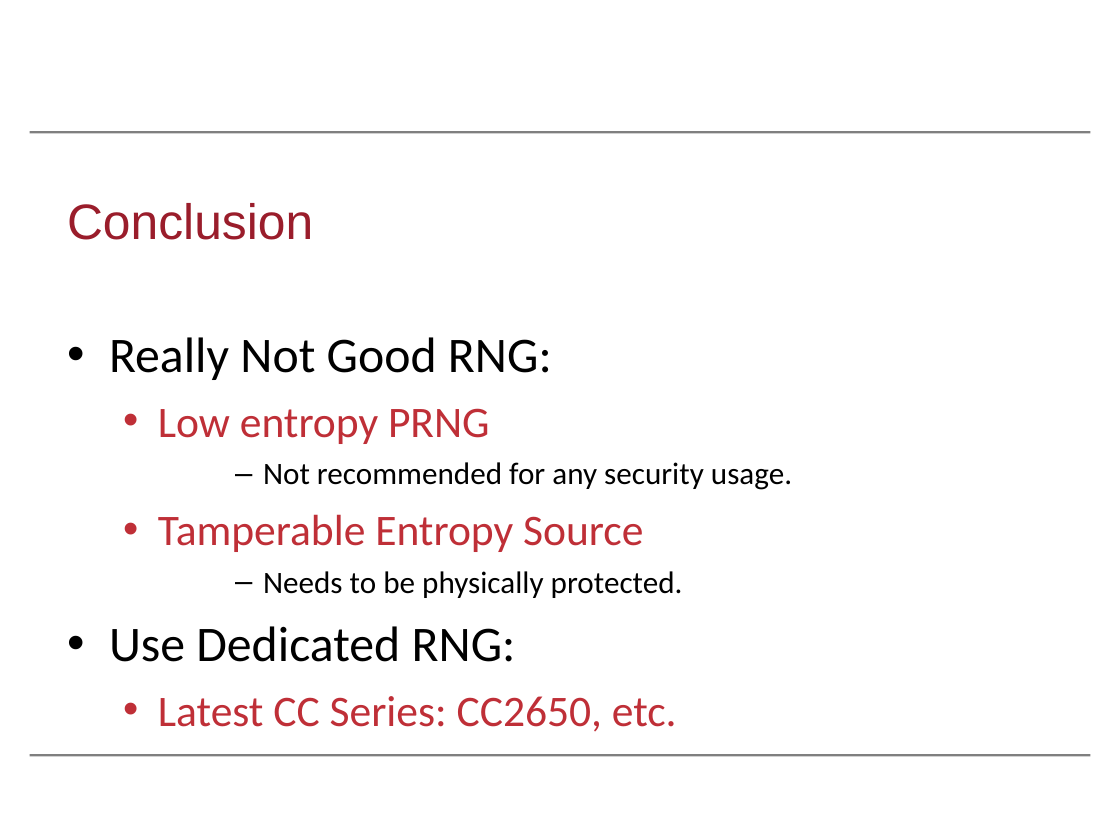
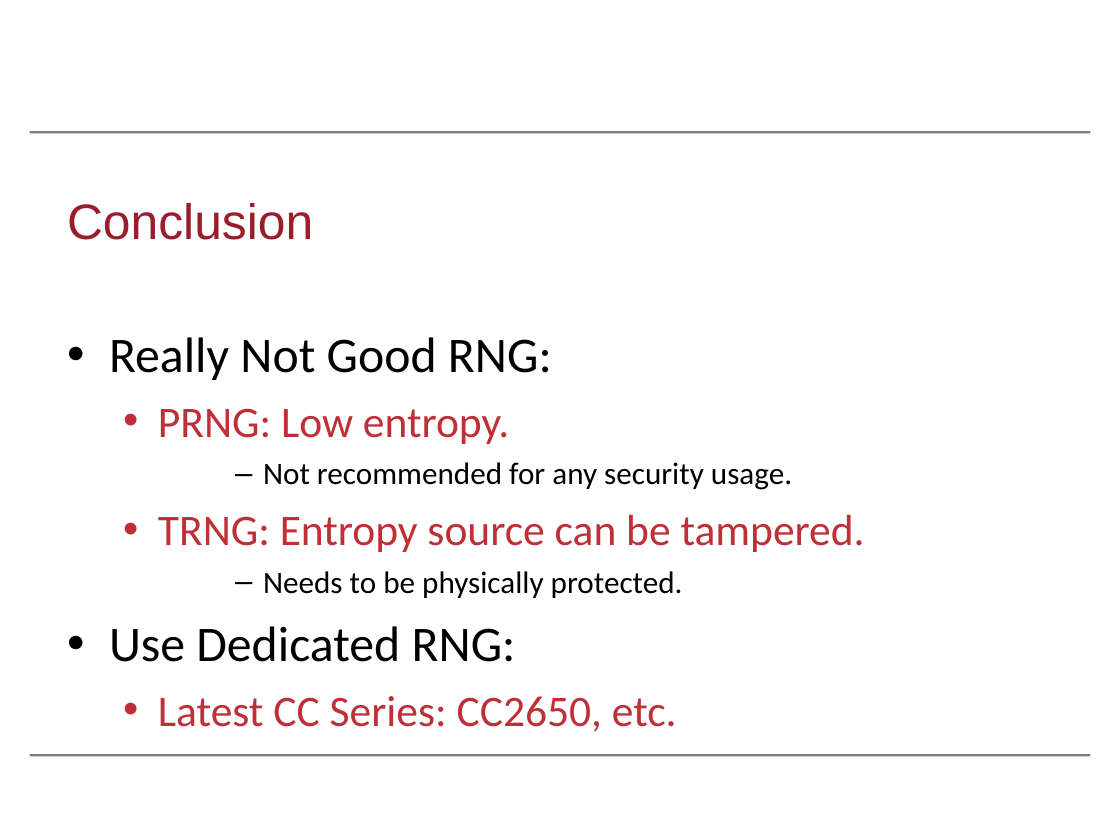
Before and after one commit to Salties/MI-Side-Channel-DTLS, a slide deck: slide 12 of Writings/Cryptographic_Randomness_On_A_CC2538/slides/wifs2016.odp. Drawn at 1120x840 pixels with LibreOffice and Linux fonts; fonts in the diff are those of the drawing; background and template pictures are left out. Boxes give left, top, right and bottom in pixels: in the first picture for what was removed or moved away, otherwise in the second. Text is boxed around its words. In the diff, an @@ line names an element or a change of style, - is before the commit and + after.

Commit message:
Typo fix pointed out by Caroline. Added labels to the TRNG bias result.

```diff
--- a/Writings/Cryptographic_Randomness_On_A_CC2538/slides/wifs2016.odp
+++ b/Writings/Cryptographic_Randomness_On_A_CC2538/slides/wifs2016.odp
@@ text at (158,408,509,444): text changed @@
-  • Low entropy PRNG
+  • PRNG: Low entropy.
@@ text at (158,514,865,552): text changed @@
-  • Tamperable Entropy Source
+  • TRNG: Entropy source can be tampered.
```
Also in this commit, not shown: 5 other slides changed, 1 slide added, 1 slide removed, 1 other file.
